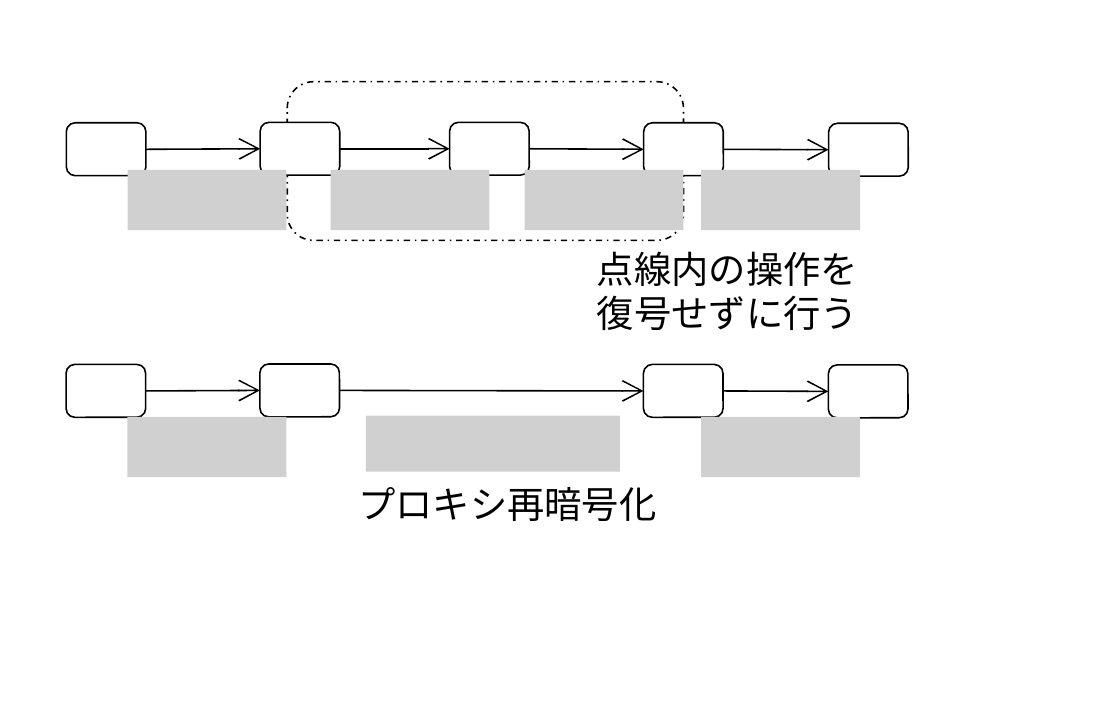
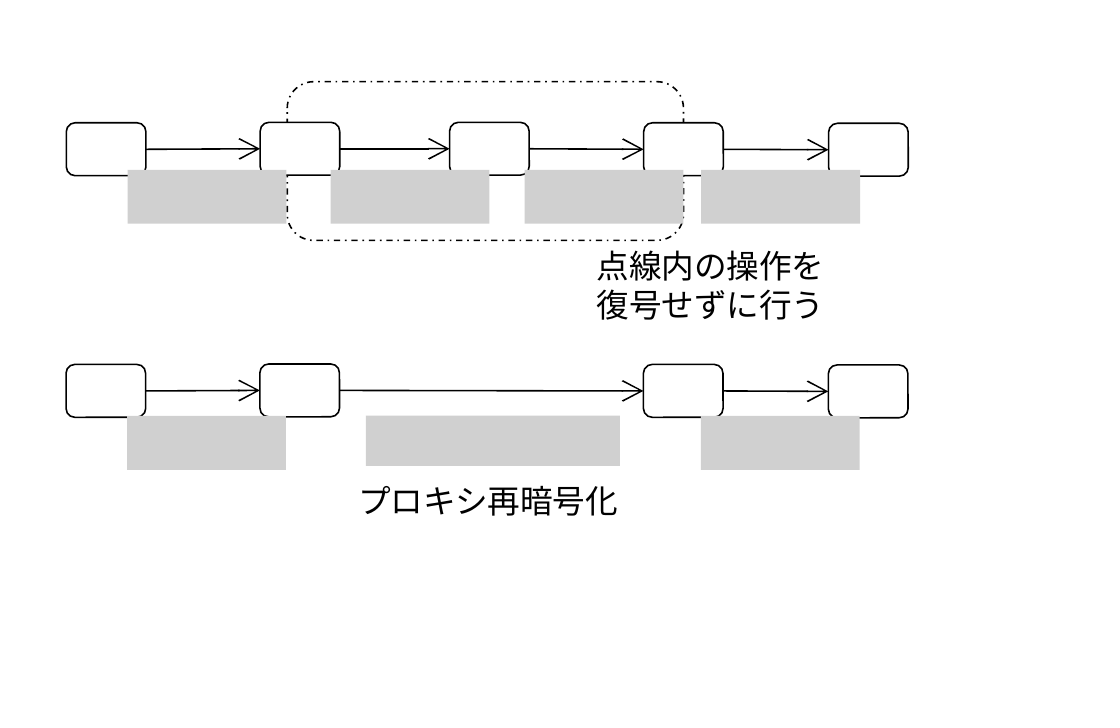
Before and after one commit to herumi/ango-src, a slide deck: slide 1 of img/proxy.pptx. Drawn at 1120x728 pixels with LibreOffice and Linux fonts; fonts in the diff are those of the drawing; grey boxes stand for pictures. Boxes give left, top, right and bottom in pixels: in the first picture for what was removed or moved away, otherwise in the second. Text is boxed around its words. In the diff, an @@ line names an element or a change of style, - is before the commit and + after.

```diff
--- a/img/proxy.pptx
+++ b/img/proxy.pptx
@@ picture: place and size @@
-picture at (128,170,287,231)
+picture at (128,170,287,224)
@@ picture: place and size @@
-picture at (332,170,491,231)
+picture at (332,170,491,224)
@@ picture: place and size @@
-picture at (524,170,683,231)
+picture at (524,170,683,224)
@@ picture: place and size @@
-picture at (701,170,860,231)
+picture at (701,170,860,224)
@@ text "点線内の操作を 復号せずに行う" at (597,250,824,320): size 12 to 10.5 pt @@
@@ picture: place and size @@
-picture at (128,417,287,477)
+picture at (128,417,287,470)
@@ picture: place and size @@
-picture at (365,417,618,473)
+picture at (365,417,618,466)
@@ picture: place and size @@
-picture at (701,417,860,477)
+picture at (701,417,860,470)
@@ text "プロキシ再暗号化" at (358,485,618,516): size 12 to 10.5 pt @@
```
Also in this commit, not shown: 28 other files.
